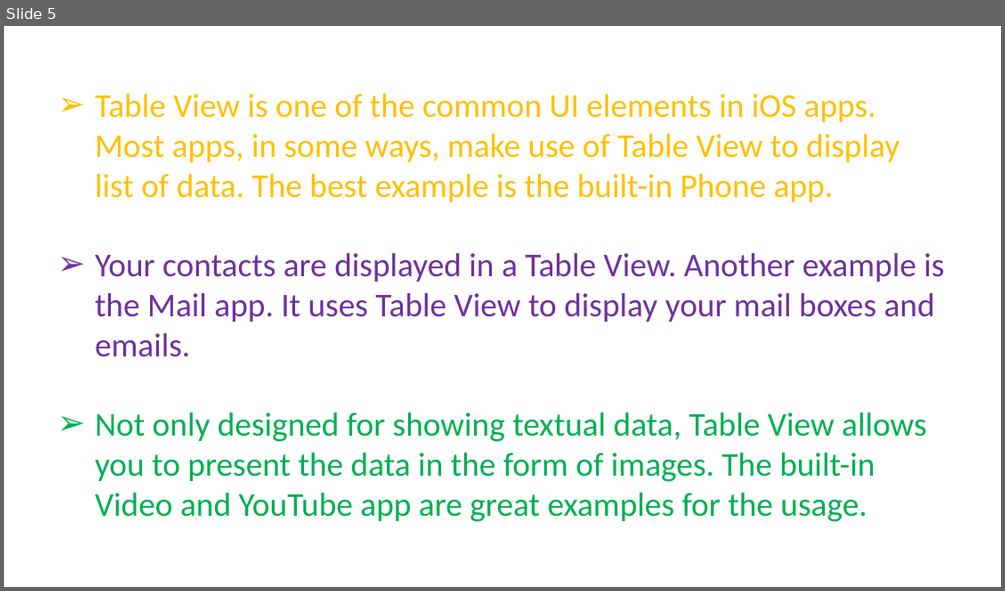
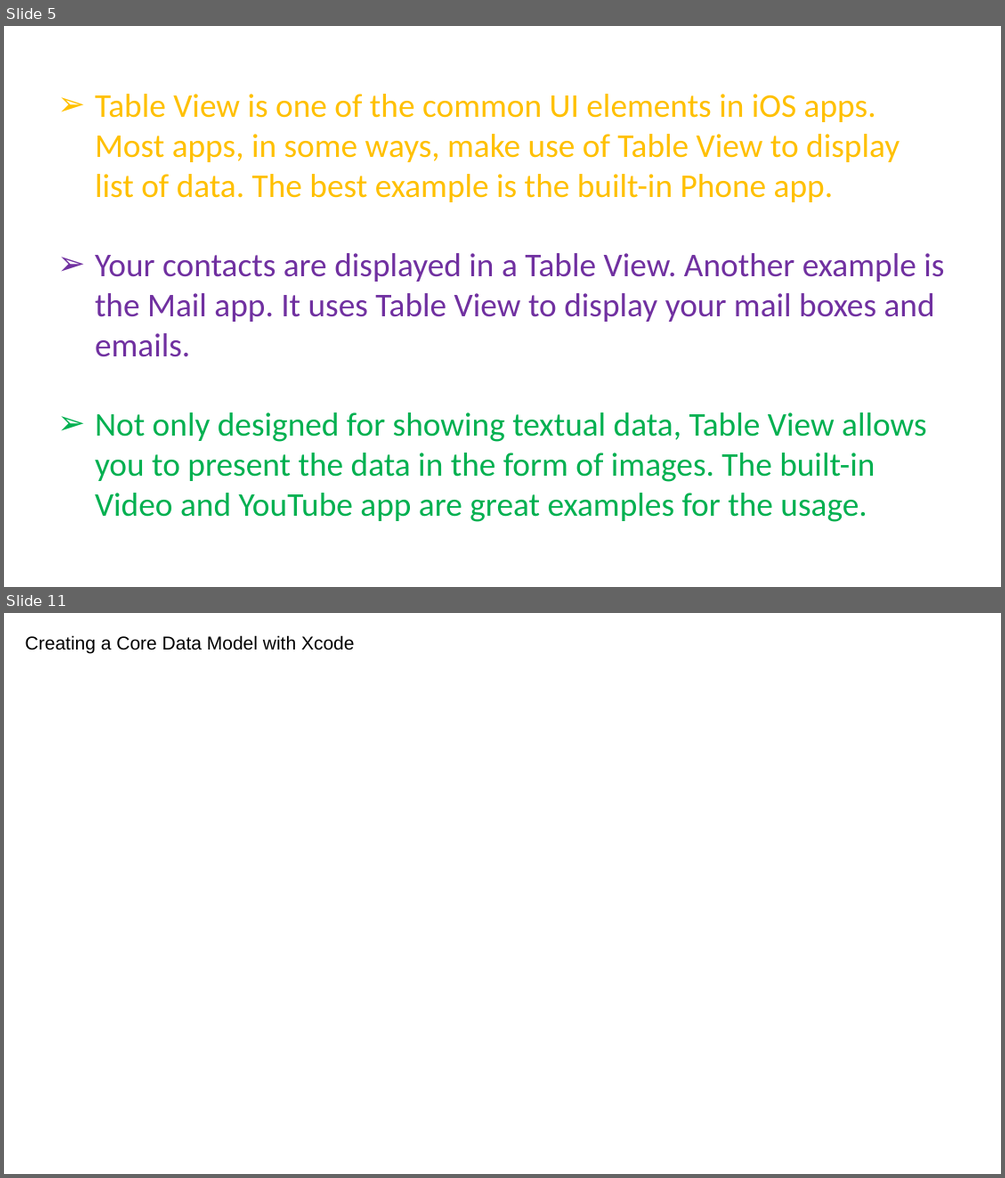
Before and after one commit to aminhngn/Course_Mobile_IOS, a slide deck: course/IOS_Module_03_core_data.pptx. Shown one above the other, each under a label of ours: slide 5 before the commit, slides 5 and 11 after it; the slides between them are not shown. The pictures are 1005x591 and 1005x1178 pixels, drawn with LibreOffice and Linux fonts; fonts in the diff are those of the drawing. Boxes give left, top, right and bottom in pixels: in the first picture for what was removed or moved away, otherwise in the second. Text is boxed around its words. In the diff, an @@ line names an element or a change of style, - is before the commit and + after.

```diff
--- a/course/IOS_Module_03_core_data.pptx
+++ b/course/IOS_Module_03_core_data.pptx
@@ slide 11 added at [4, 613, 1001, 1174], background #FFFFFF @@
@@ text added at [25, 635, 355, 653], 18 pt, text #000000 @@
+Creating a Core Data Model with Xcode
```
Also in this commit, not shown: 25 other slides added.
